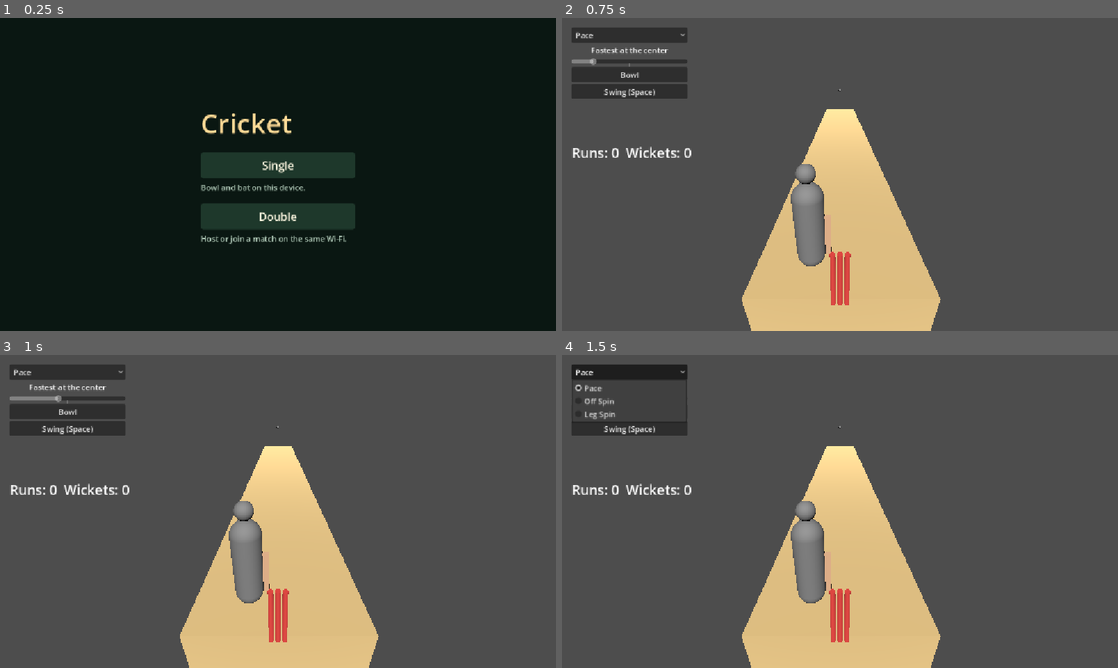
Above: before the commit, frames 1-4 (two rows, left to right).
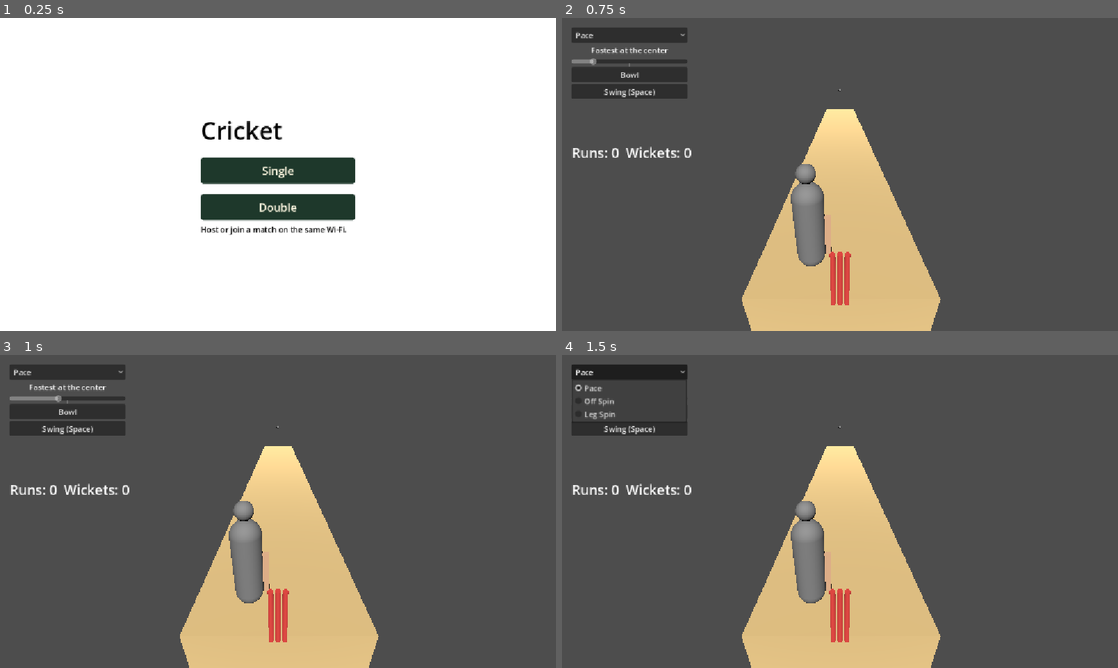
Above: after the commit, the same moments.

Repository: aranmahadevan108-prog/Real-Work-Haven
Game: Godot game, scene res://main_menu.tscn
Two runs of this game, one before a commit and one after it. Both use one fixed random seed, a clock stepped at 60 frames per second and the inputs below.
Inputs:
- Up to frame 1 (0.25 s): no input
- Up to frame 2 (0.75 s): click "Single" at 0.5 s
- Up to frame 3 (1 s): no input
- Up to frame 4 (1.5 s): click "Pace" at 1.25 s

The runs differ from the first frame. In frame 1, 97% of the frame differs, in the area x 0-100%, y 0-100%; in frame 2, nothing differs; in frame 3, nothing differs; in frame 4, nothing differs.

Commit message:
final edits

Diff:
--- a/main_menu.tscn
+++ b/main_menu.tscn
@@ -23,6 +23,13 @@
 Button/styles/hover = SubResource("ButtonHover")
 Button/styles/normal = SubResource("ButtonNormal")
 
+[sub_resource type="LabelSettings" id="LabelSettings_7vrkn"]
+font_size = 50
+font_color = Color(0, 0, 0, 1)
+
+[sub_resource type="LabelSettings" id="LabelSettings_06t4h"]
+font_color = Color(0, 0, 0, 1)
+
 [node name="MainMenu" type="Control" unique_id=1932335849]
 layout_mode = 3
 anchors_preset = 15
@@ -41,7 +48,6 @@
 grow_horizontal = 2
 grow_vertical = 2
 mouse_filter = 2
-color = Color(0.04, 0.09, 0.07, 1)
 
 [node name="Center" type="CenterContainer" parent="." unique_id=2041293345]
 layout_mode = 1
@@ -61,6 +67,7 @@
 theme_override_colors/font_color = Color(1, 0.86, 0.59, 1)
 theme_override_font_sizes/font_size = 56
 text = "Cricket"
+label_settings = SubResource("LabelSettings_7vrkn")
 
 [node name="SingleMode" type="VBoxContainer" parent="Center/Modes" unique_id=1554597614]
 layout_mode = 2
@@ -70,11 +77,6 @@
 custom_minimum_size = Vector2(0, 54)
 layout_mode = 2
 text = "Single"
-
-[node name="Description" type="Label" parent="Center/Modes/SingleMode" unique_id=137405977]
-layout_mode = 2
-theme_override_colors/font_color = Color(0.72, 0.82, 0.75, 1)
-text = "Bowl and bat on this device."
 
 [node name="DoubleMode" type="VBoxContainer" parent="Center/Modes" unique_id=1438391283]
 layout_mode = 2
@@ -89,6 +91,7 @@
 layout_mode = 2
 theme_override_colors/font_color = Color(0.72, 0.82, 0.75, 1)
 text = "Host or join a match on the same Wi-Fi."
+label_settings = SubResource("LabelSettings_06t4h")
 
 [connection signal="pressed" from="Center/Modes/SingleMode/Single" to="." method="_play_single"]
 [connection signal="pressed" from="Center/Modes/DoubleMode/Double" to="." method="_play_double"]
